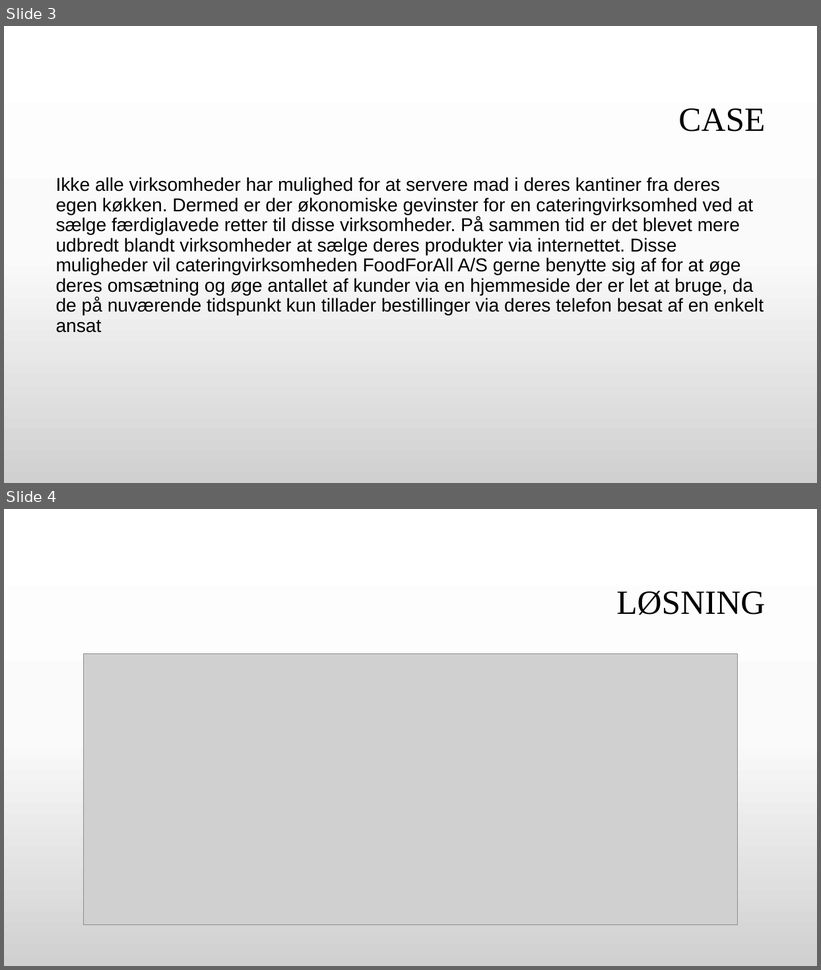
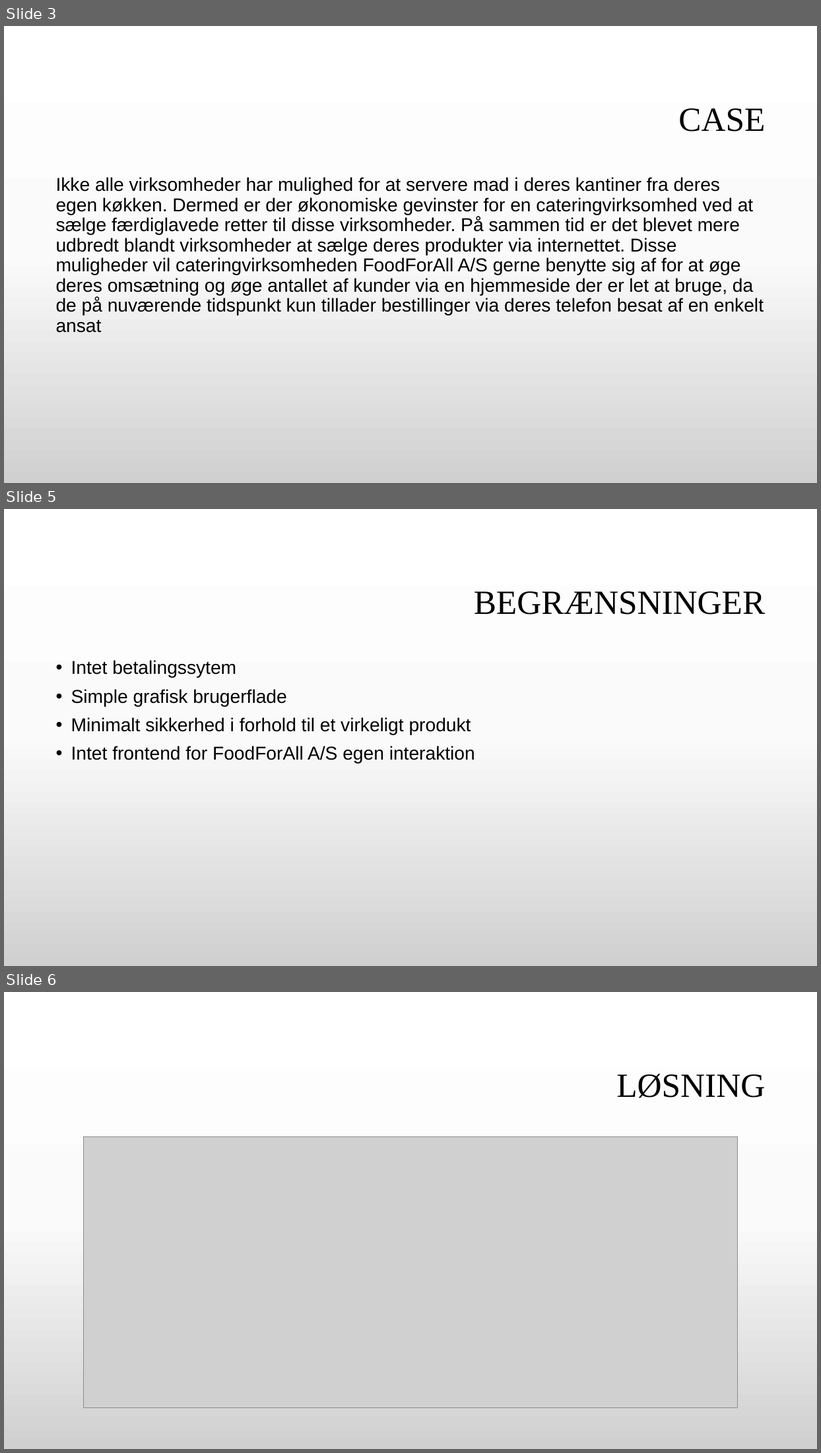
Before and after one commit to GitDeveloperBel/Kafka, a slide deck: presentation.pptx. Shown one above the other, each under a label of ours: slides 3 and 4 before the commit, slides 3, 5 and 6 after it; the slides between them are not shown. The pictures are 821x970 and 821x1453 pixels, drawn with LibreOffice and Linux fonts; fonts in the diff are those of the drawing; grey boxes stand for pictures; background and template pictures are left out. Boxes give left, top, right and bottom in pixels: in the first picture for what was removed or moved away, otherwise in the second. Text is boxed around its words. In the diff, an @@ line names an element or a change of style, - is before the commit and + after.

```diff
--- a/presentation.pptx
+++ b/presentation.pptx
@@ slide 5 added at (4, 509, 817, 966), background gradient #FFFFFF to #FBFBFB to #D1D1D1 @@
@@ title added at (474, 591, 765, 615), 40 pt, text #000000 @@
+BEGRÆNSNINGER
@@ text added at (71, 660, 475, 764), 22 pt, text #000000 @@
+• Intet betalingssytem
+• Simple grafisk brugerflade
+• Minimalt sikkerhed i forhold til et virkeligt produkt
+• Intet frontend for FoodForAll A/S egen interaktion
@@ what was slide 4 is now slide 6 @@
```
Also in this commit, not shown: 7 slides changed, 11 other slides added, 2 slides removed, 9 other files.
